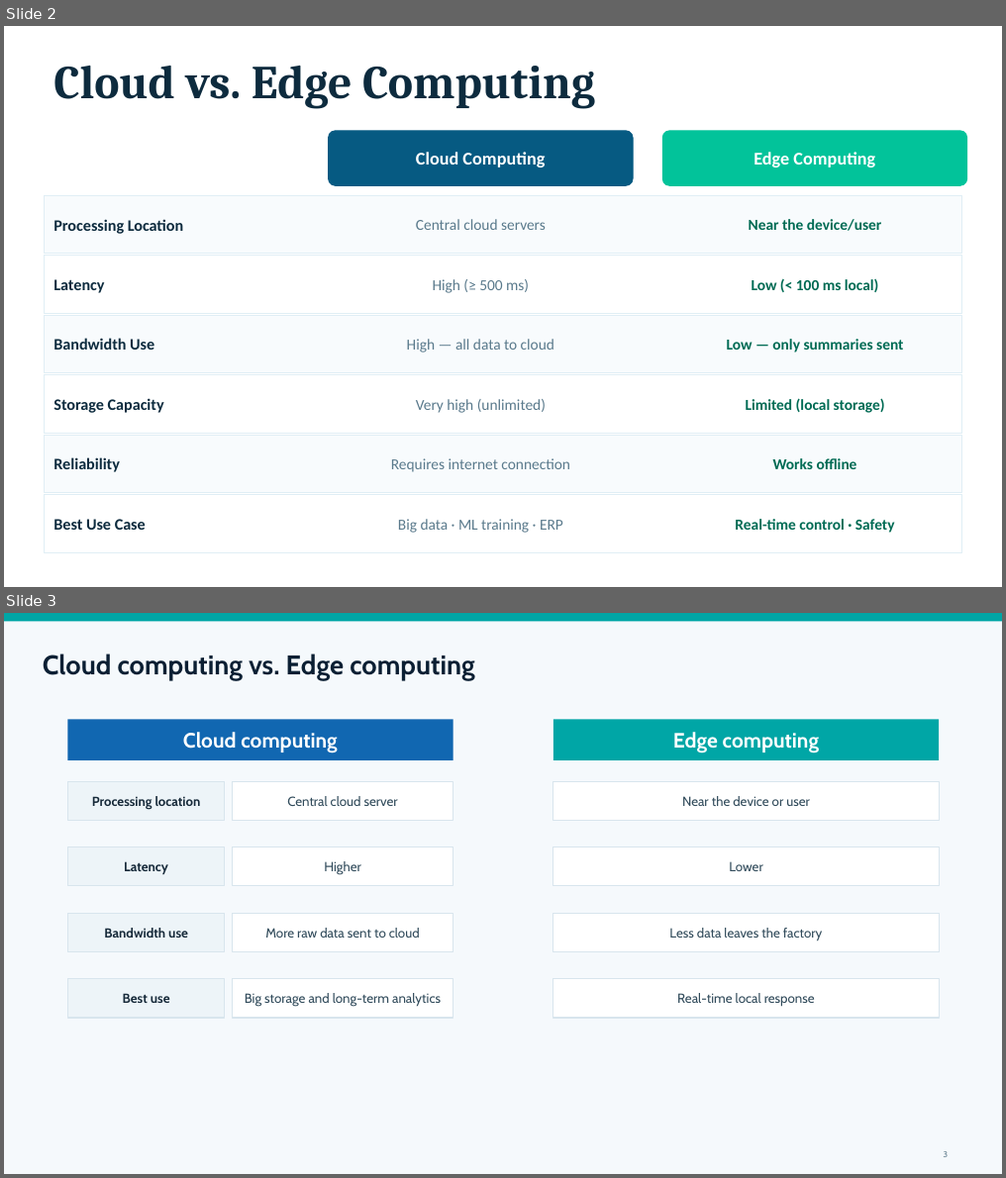
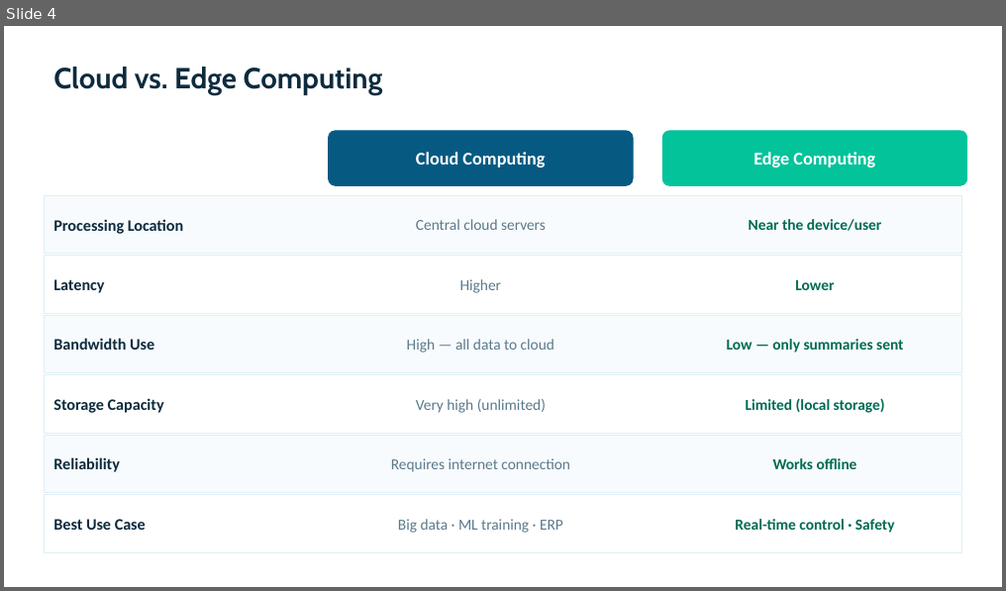
Before and after one commit to sohan2961/SS2026_ICS_Team_A5, a slide deck: Presentation/Edge_Computing_in_Industrial_Communication.pptx. Shown one above the other, each under a label of ours: slides 2 and 3 before the commit, slide 4 after it. The pictures are 1006x1178 and 1006x591 pixels, drawn with LibreOffice and Linux fonts; fonts in the diff are those of the drawing. Boxes give left, top, right and bottom in pixels: in the first picture for what was removed or moved away, otherwise in the second. Text is boxed around its words. In the diff, an @@ line names an element or a change of style, - is before the commit and + after.

Commit message:
Update Edge Computing PPTX

```diff
--- a/Presentation/Edge_Computing_in_Industrial_Communication.pptx
+++ b/Presentation/Edge_Computing_in_Industrial_Communication.pptx
@@ slide 3 removed at [4,613,1002,1174], background #F5F9FC @@
@@ rectangle removed at [4,613,1002,621] @@
@@ text removed at [43,654,475,680] @@
-Cloud computing vs. Edge computing
@@ rectangle removed at [67,719,453,761] @@
-Cloud computing
@@ rectangle removed at [553,719,939,761] @@
-Edge computing
@@ rectangle removed at [67,781,225,820] @@
-Processing location
@@ rectangle removed at [233,781,453,820] @@
-Central cloud server
@@ rectangle removed at [553,781,939,820] @@
-Near the device or user
@@ rectangle removed at [67,848,225,886] @@
-Latency
@@ rectangle removed at [233,848,453,886] @@
-Higher
@@ rectangle removed at [553,848,939,886] @@
-Lower
@@ rectangle removed at [67,913,225,953] @@
-Bandwidth use
@@ rectangle removed at [233,913,453,953] @@
-More raw data sent to cloud
@@ rectangle removed at [553,913,939,953] @@
-Less data leaves the factory
@@ rectangle removed at [67,979,225,1018] @@
-Best use
@@ rectangle removed at [233,979,453,1018] @@
-Big storage and long-term analytics
@@ rectangle removed at [553,979,939,1018] @@
-Real-time local response
@@ page number removed at [944,1152,948,1157] @@
-3
@@ what was slide 2 is now slide 4 @@
@@ slide 4 changed as well @@
@@ text "Cloud vs. Edge Computing" at [54,67,383,95]: size 45.3 to 28 pt, font Cambria to Cabin @@
@@ text at [460,279,501,293]: text changed @@
-High (≥ 500 ms)
+Higher
@@ text at [795,280,834,290]: text changed @@
-Low (< 100 ms local)
+Lower
```
Also in this commit, not shown: 11 other slides changed, 3 slides added, 2 other files.
